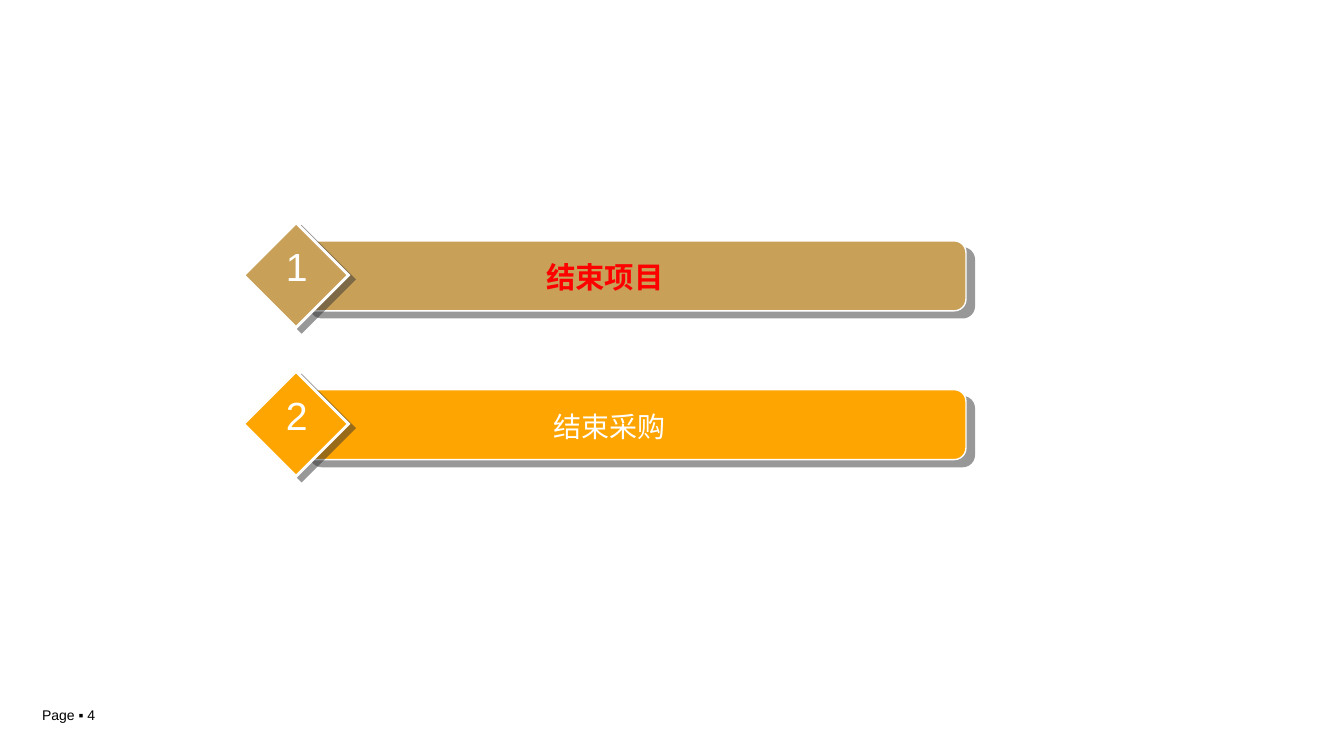
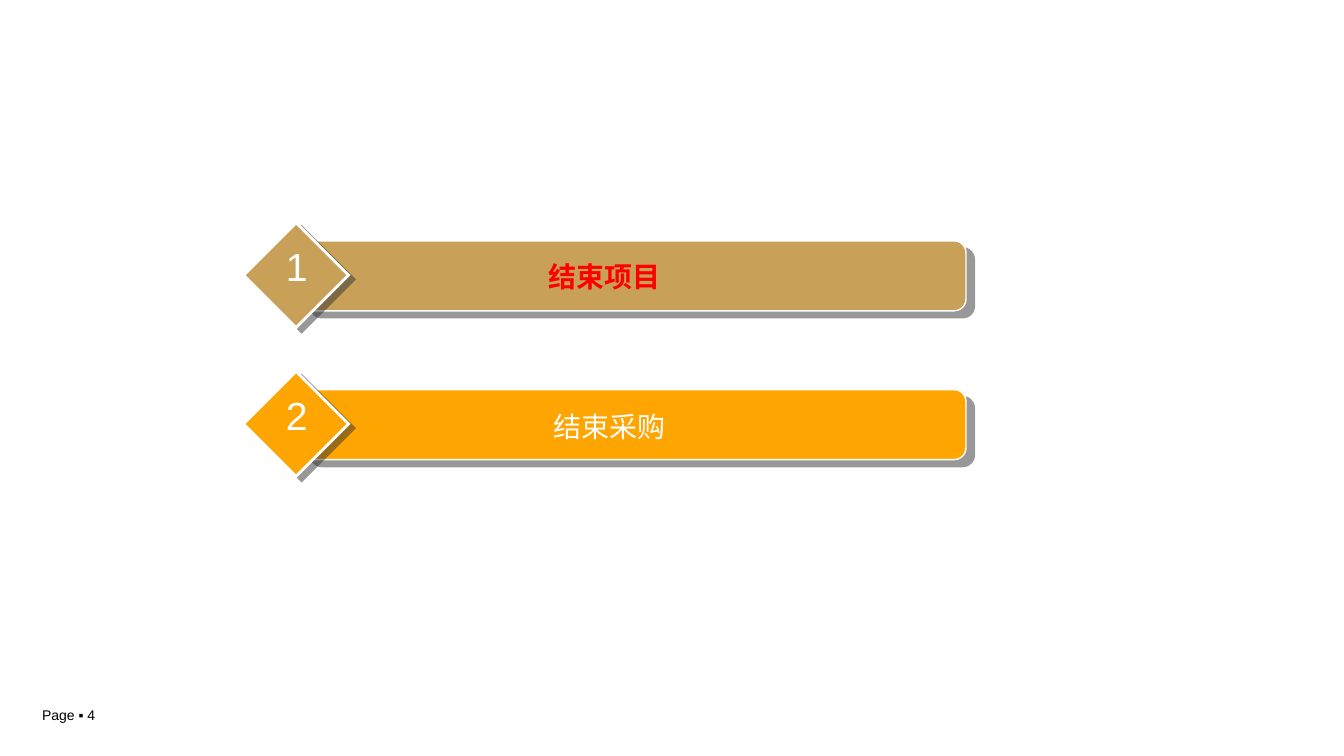
Before and after one commit to DongChengXiao/It_Project_Management, a slide deck: slide 4 of 第5章 项目收尾.pptx. Drawn at 1344x756 pixels with LibreOffice and Linux fonts; fonts in the diff are those of the drawing; background and template pictures are left out. Boxes give left, top, right and bottom in pixels: in the first picture for what was removed or moved away, otherwise in the second. Text is boxed around its words. In the diff, an @@ line names an element or a change of style, - is before the commit and + after.

Commit message:
项目收尾

```diff
--- a/第5章 项目收尾.pptx
+++ b/第5章 项目收尾.pptx
@@ text "结束项目" at <box>549,263,661,290</box>: size 21 to 20 pt @@
```
Also in this commit, not shown: 9 other slides changed.
